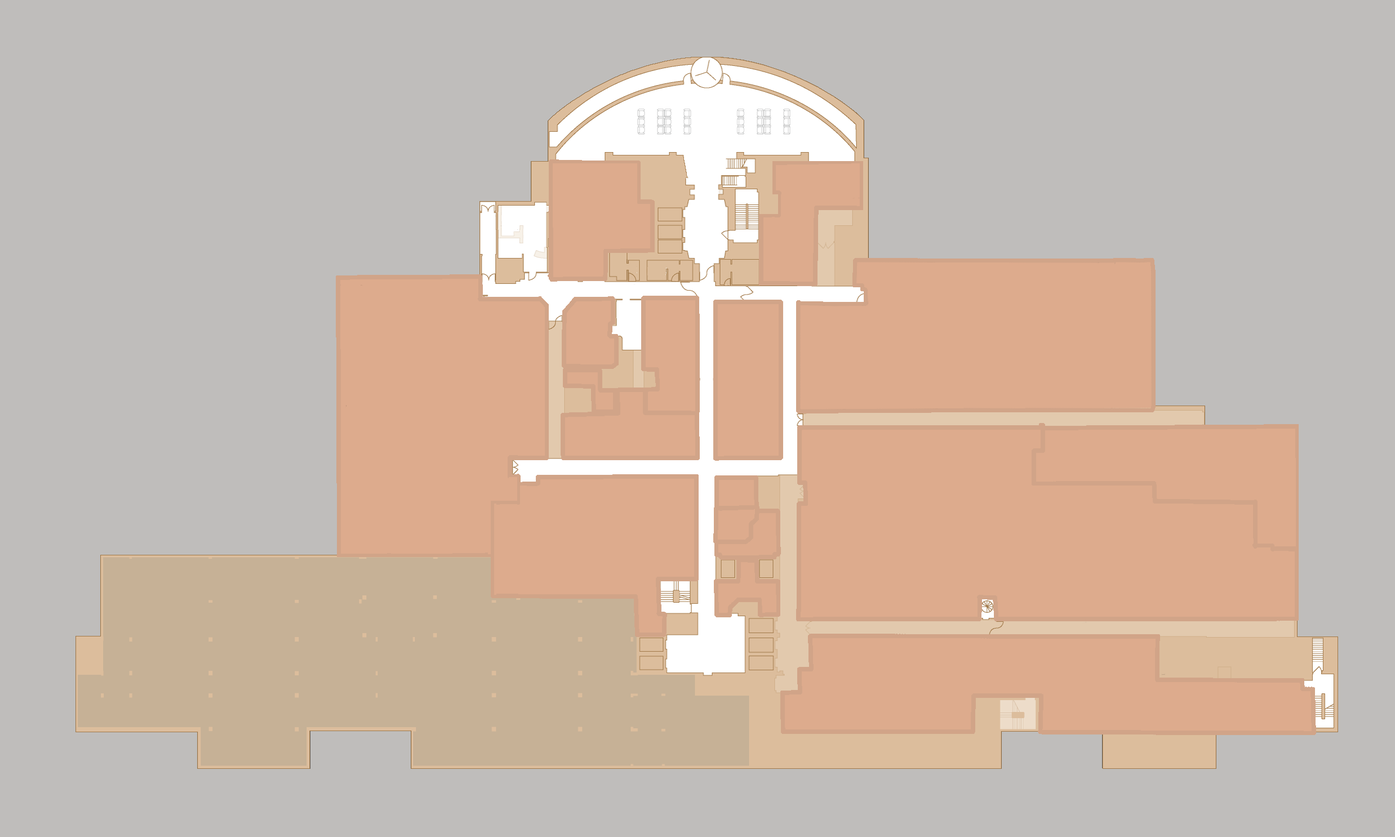
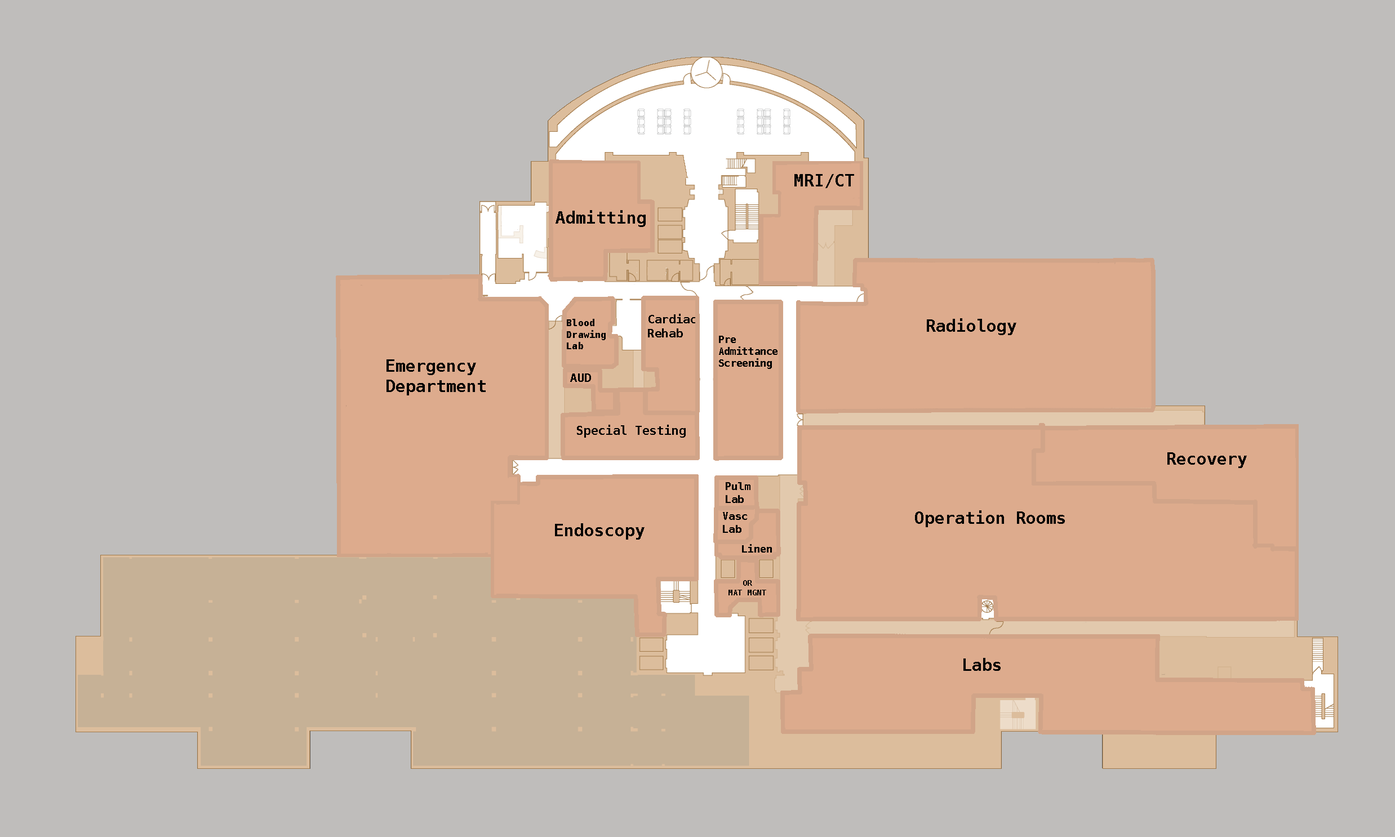
Before/after of a w=1395, h=837 layered artwork. What changed in the layer stack:
added layer "Admitting" above "MRI/CT" over [555, 210, 646, 228]
added layer "MRI/CT" above "OR MAT MGNT" over [794, 174, 855, 189]
added layer "OR MAT MGNT" above "Linen" over [728, 580, 767, 596]
added layer "Linen" above "Vasc Lab" over [741, 544, 772, 553]
added layer "Vasc Lab" above "Pulm Lab" over [722, 512, 748, 533]
added layer "Pulm Lab" above "Pre Admittance Screening" over [725, 482, 751, 504]
added layer "Pre Admittance Screening" above "Special Testing" over [718, 335, 778, 369]
added layer "Special Testing" above "AUD" over [576, 424, 686, 438]
added layer "AUD" above "Blood Drawing Lab" over [570, 373, 591, 382]
added layer "Blood Drawing Lab" above "Cardiac Rehab" over [566, 318, 606, 350]
added layer "Cardiac Rehab" above "Endoscopy" over [647, 313, 696, 338]
added layer "Endoscopy" above "Labs" over [554, 523, 645, 540]
added layer "Labs" above "Emergency Department" over [963, 658, 1001, 671]
added layer "Emergency Department" above "Recovery" over [386, 359, 486, 396]
added layer "Recovery" above "Operation Rooms" over [1167, 452, 1247, 469]
added layer "Operation Rooms" above "Radiology" over [914, 510, 1065, 528]
added layer "Radiology" above "Layer 2" over [926, 318, 1017, 336]
